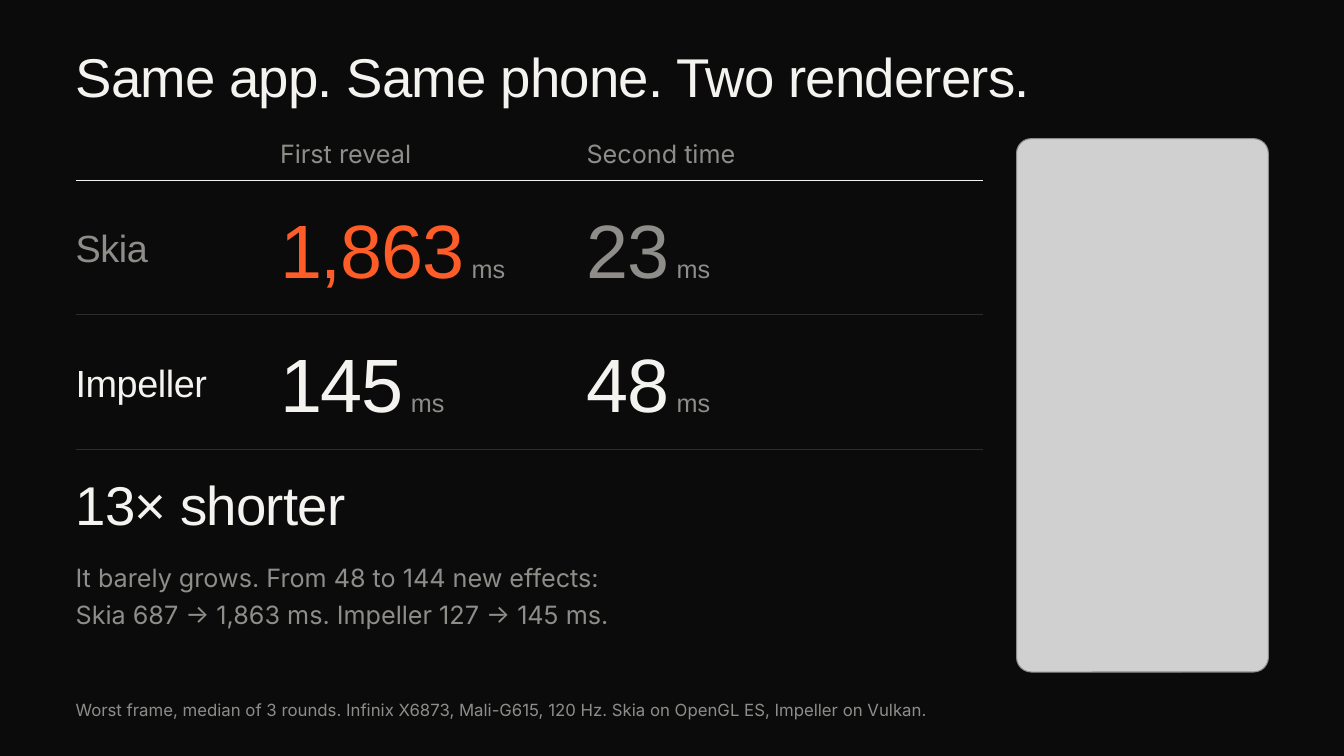
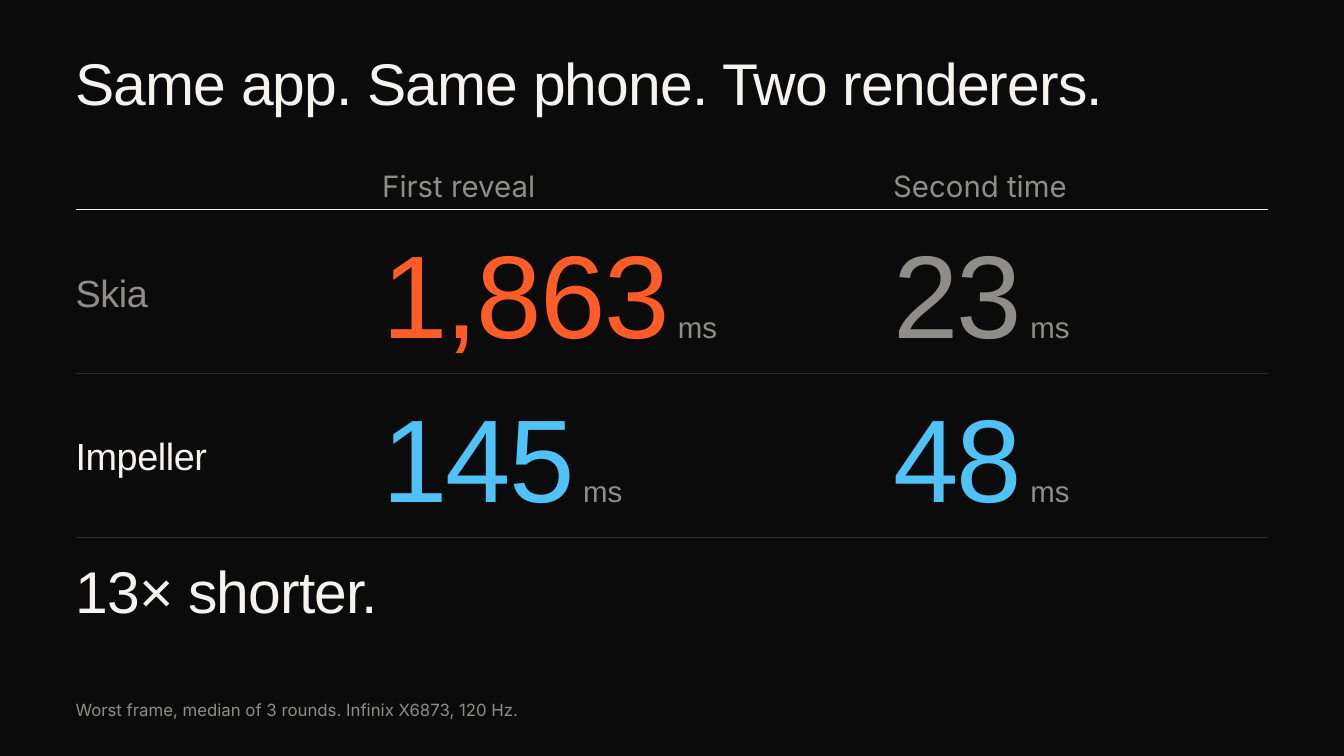
Before and after one commit to cm-collins/fluttercon-demo-app, a slide deck: slide 9 of docs/talk/slides/beyond-skia-dark.pptx. Drawn at 1344x756 pixels with LibreOffice and Linux fonts; fonts in the diff are those of the drawing; grey boxes stand for pictures; background and template pictures are left out. Boxes give left, top, right and bottom in pixels: in the first picture for what was removed or moved away, otherwise in the second. Text is boxed around its words. In the diff, an @@ line names an element or a change of style, - is before the commit and + after.

```diff
--- a/docs/talk/slides/beyond-skia-dark.pptx
+++ b/docs/talk/slides/beyond-skia-dark.pptx
@@ title "Same app. Same phone. Two ..." at [76, 62, 1103, 116]: size 39 to 42 pt @@
@@ picture removed at [1016, 139, 1268, 673] @@
@@ text "First reveal": place and size @@
-text "First reveal" at [280, 144, 411, 163]
+text "First reveal" at [382, 175, 535, 198]
@@ text "First reveal" at [382, 175, 535, 198]: size 18 to 21 pt @@
@@ text "Second time" at [893, 175, 1067, 198]: size 18 to 21 pt @@
@@ text "Second time": place and size @@
-text "Second time" at [587, 144, 735, 163]
+text "Second time" at [893, 175, 1067, 198]
@@ text "Skia": place and size @@
-text "Skia" at [76, 234, 148, 263]
+text "Skia" at [76, 279, 148, 308]
@@ line added from (76, 210) to (1268, 210), #F4F3EF 0.75 pt @@
@@ text "1,863 ms": place and size @@
-text "1,863 ms" at [280, 225, 506, 288]
+text "1,863 ms" at [382, 256, 717, 353]
@@ text "1,863 ms" at [382, 256, 717, 353]: size 54 to 84 pt, letter spacing -0.8 to -1.2 pt in "1,863"; size 18 to 21 pt in "ms" @@
@@ text "23 ms": place and size @@
-text "23 ms" at [587, 225, 711, 279]
+text "23 ms" at [893, 256, 1069, 339]
@@ text "23 ms" at [893, 256, 1069, 339]: size 54 to 84 pt, letter spacing -0.8 to -1.2 pt in "23"; size 18 to 21 pt in "ms" @@
@@ text "Impeller": place and size @@
-text "Impeller" at [76, 369, 207, 404]
+text "Impeller" at [76, 442, 207, 478]
@@ line moved from (76, 180) - (983, 180) to (76, 374) - (1268, 374) @@
@@ line (76, 374) - (1268, 374): stroke #F4F3EF 0.75 pt to #2C2C2E 0.75 pt @@
@@ text "145 ms": place and size @@
-text "145 ms" at [280, 360, 445, 413]
+text "145 ms" at [382, 421, 622, 503]
@@ text "145 ms" at [382, 421, 622, 503]: size 54 to 84 pt, text colour #F4F3EF to #4FC3F7, letter spacing -0.8 to -1.2 pt in "145"; size 18 to 21 pt in "ms" @@
@@ text "48 ms": place and size @@
-text "48 ms" at [587, 359, 711, 413]
+text "48 ms" at [893, 420, 1069, 503]
@@ text "48 ms" at [893, 420, 1069, 503]: size 54 to 84 pt, text colour #F4F3EF to #4FC3F7, letter spacing -0.8 to -1.2 pt in "48"; size 18 to 21 pt in "ms" @@
@@ line removed from (76, 450) to (983, 450) @@
@@ line moved from (76, 315) - (983, 315) to (76, 537) - (1268, 537) @@
@@ text removed at [76, 568, 609, 629] @@
-It barely grows. From 48 to 144 new effects:
-Skia 687 → 1,863 ms. Impeller 127 → 145 ms.
@@ text at [76, 570, 378, 614]: text changed; size 39 to 42 pt @@
-13× shorter
+13× shorter.
@@ text at [76, 703, 518, 719]: text changed @@
-Worst frame, median of 3 rounds. Infinix X6873, Mali-G615, 120 Hz. Skia on OpenGL ES, Impeller on Vulkan.
+Worst frame, median of 3 rounds. Infinix X6873, 120 Hz.
```
Also in this commit, not shown: 21 other slides changed, 9 slides added, 5 slides removed, 23 other files.
